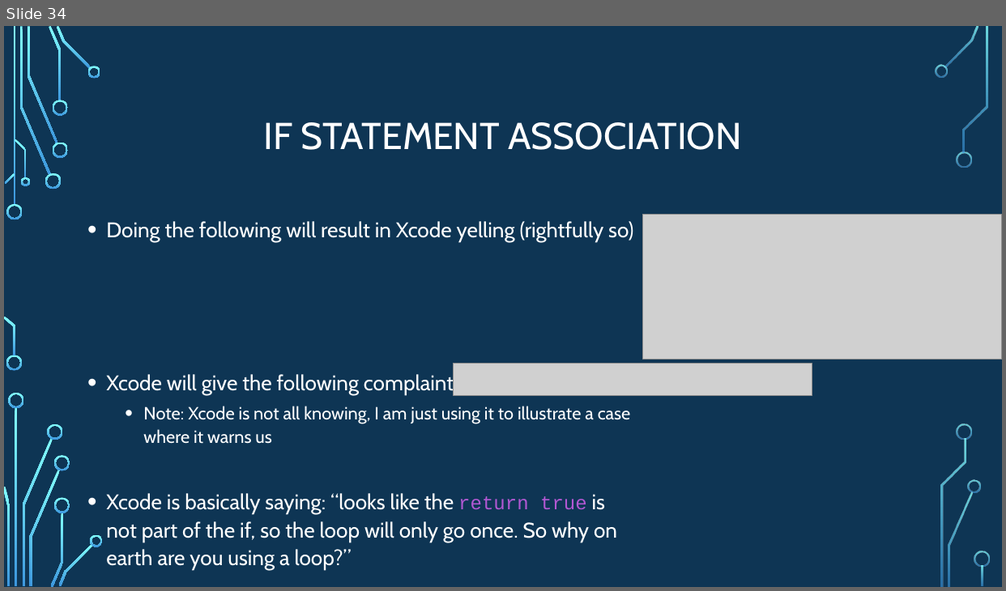
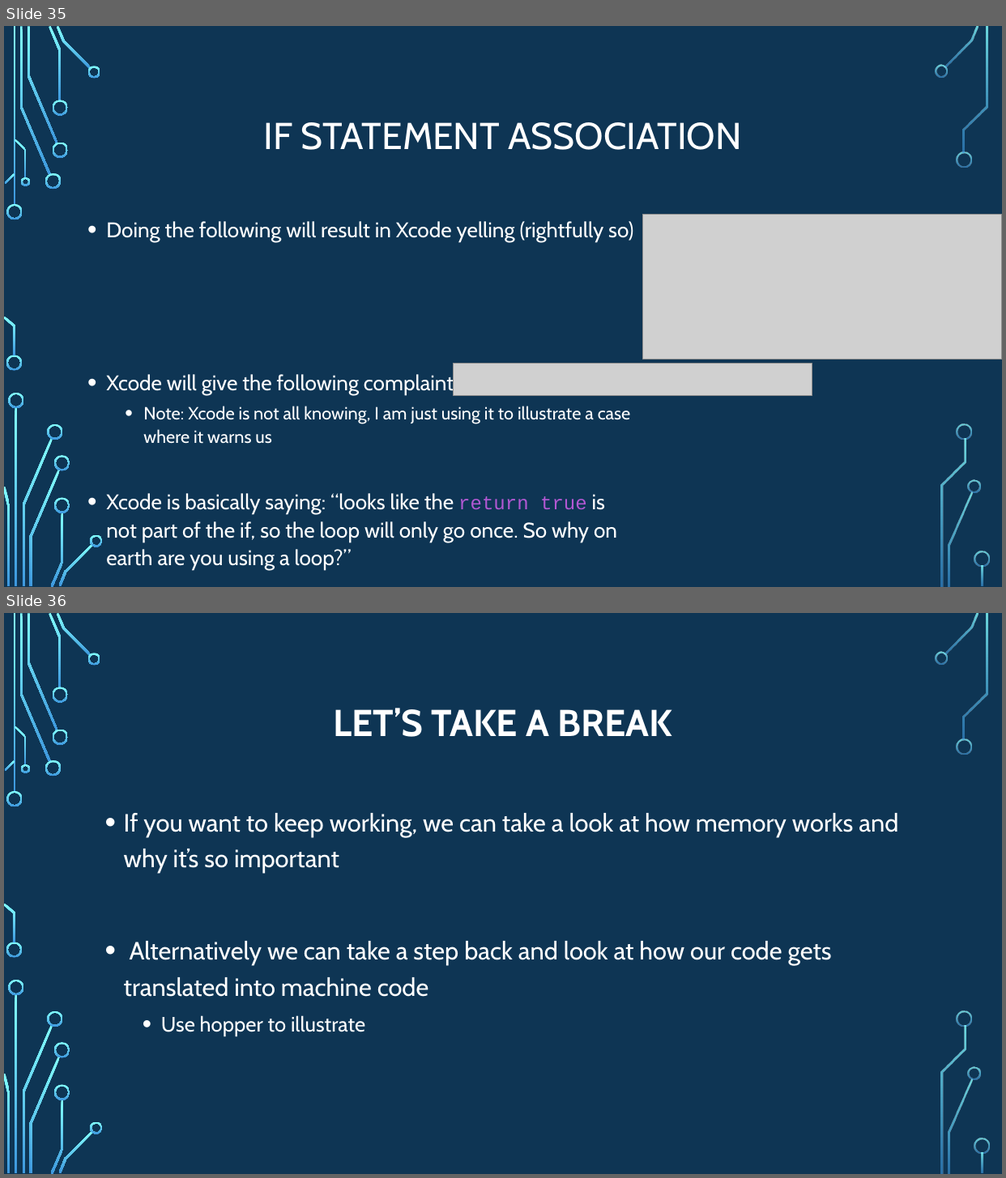
Before and after one commit to psypdt/ZIS_C-_Summer_Course_2019, a slide deck: Day_4/Day_4.pptx. Shown one above the other, each under a label of ours: slide 34 before the commit, slides 35 and 36 after it. The pictures are 1006x591 and 1006x1178 pixels, drawn with LibreOffice and Linux fonts; fonts in the diff are those of the drawing; grey boxes stand for pictures; background and template pictures are left out. Boxes give left, top, right and bottom in pixels: in the first picture for what was removed or moved away, otherwise in the second. Text is boxed around its words. In the diff, an @@ line names an element or a change of style, - is before the commit and + after.

```diff
--- a/Day_4/Day_4.pptx
+++ b/Day_4/Day_4.pptx
@@ slide 36 added at (4,613,1002,1174), background picture (left out); not listed: 36 template elements that a slide beside it also shows @@
@@ title added at (333,708,673,737), 36 pt, text #FFFFFF, bold @@
+LET’S TAKE A BREAK
@@ text added at (124,813,898,1037), 24 pt, text #FFFFFF @@
+• If you want to keep working, we can take a look at how memory works and why it’s so important
+• Alternatively we can take a step back and look at how our code gets translated into machine code
+  • Use hopper to illustrate
@@ what was slide 34 is now slide 35 @@
```
Also in this commit, not shown: 1 slide changed, 13 other slides added.
